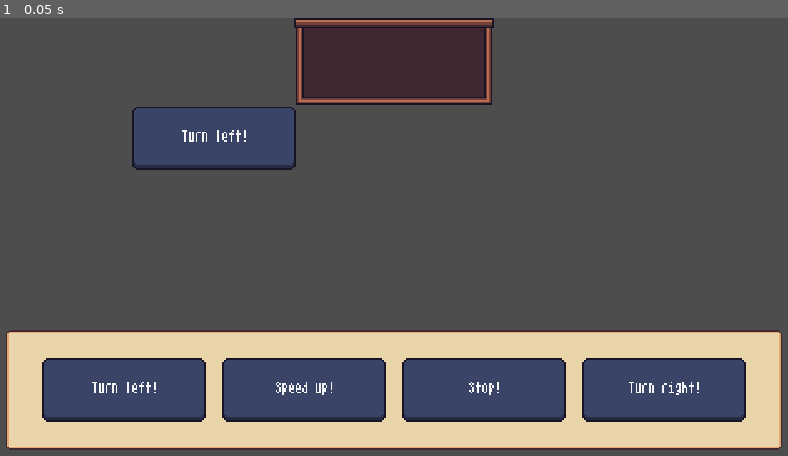
Above: before the commit, frame 1.
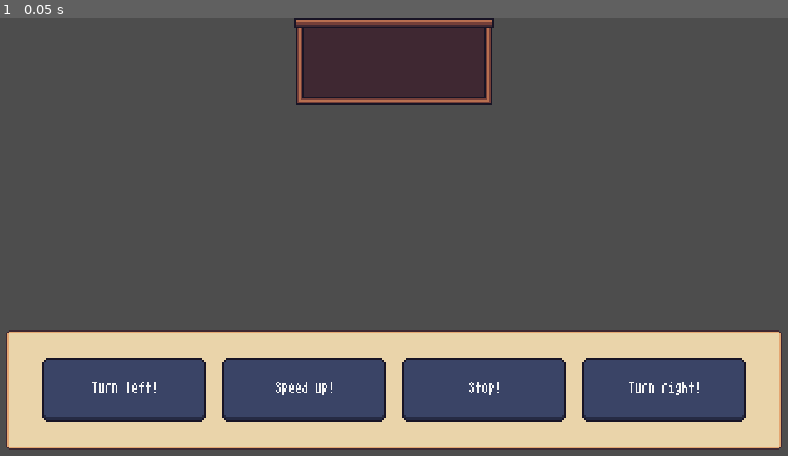
Above: after the commit, the same moment.

Repository: rishitkhare/GMTK-2023
Game: Godot game, scene res://Scenes/node_2d.tscn
The game is run twice, just before and just after one commit, with the same random seed, the same clock (stepped at 60 frames per second) and the same inputs. The engine's default icon, where the game draws it, is replaced by a stand-in: a white triangle on a blue panel in a dark square.
Inputs:
- Up to frame 1 (0.05 s): no input

The runs differ from the first frame. In frame 1, 3.0% of the frame differs, in the area x 16-38%, y 20-35%.
Error before the commit: Invalid access to property or key 'character' on a base object of type 'Node (game_manager.gd)'. (res://scripts/camera_movement.gd:13)

Commit message:
no reusing same scene

Diff:
--- a/Scenes/UI/UI_buttons.tscn
+++ b/Scenes/UI/UI_buttons.tscn
@@ -1,9 +1,8 @@
-[gd_scene load_steps=5 format=3 uid="uid://bmwccrwq2oq5g"]
+[gd_scene load_steps=4 format=3 uid="uid://bmwccrwq2oq5g"]
 
 [ext_resource type="Theme" uid="uid://1c3l57x5tw85" path="res://UI-Resources/pixel-ui-theme.tres" id="1_gmxt7"]
 [ext_resource type="PackedScene" uid="uid://cgoav5v41i3j3" path="res://Scenes/UI/button.tscn" id="2_gsxab"]
 [ext_resource type="StyleBox" uid="uid://hh20hea1wtu6" path="res://UI-Resources/9rects/slot-9rect.tres" id="4_krxn7"]
-[ext_resource type="Script" path="res://scripts/UI/drag_button.gd" id="4_obn6j"]
 
 [node name="DriverControls" type="Control"]
 layout_mode = 3
@@ -86,22 +85,3 @@
 offset_top = 27.0
 offset_right = 208.45
 offset_bottom = 177.0
-
-[node name="DraggableButton" type="Control" parent="."]
-anchors_preset = 0
-offset_left = 130.45
-offset_top = 73.0
-offset_right = 130.45
-offset_bottom = 73.0
-script = ExtResource("4_obn6j")
-
-[node name="Button" type="Button" parent="DraggableButton"]
-custom_minimum_size = Vector2(100, 40)
-layout_mode = 0
-offset_left = -48.0
-offset_top = -21.0
-offset_right = 52.0
-offset_bottom = 19.0
-size_flags_horizontal = 3
-focus_mode = 0
-text = "Turn left!"
--- /dev/null
+++ b/Scenes/UI/draggable_button.tscn
@@ -0,0 +1,23 @@
+[gd_scene load_steps=2 format=3 uid="uid://b88gbmhbhoc7f"]
+
+[ext_resource type="Script" path="res://scripts/UI/drag_button.gd" id="1_ohvyy"]
+
+[node name="DraggableButton" type="Control"]
+layout_mode = 3
+anchors_preset = 0
+offset_left = 130.45
+offset_top = 73.0
+offset_right = 130.45
+offset_bottom = 73.0
+script = ExtResource("1_ohvyy")
+
+[node name="Button" type="Button" parent="."]
+custom_minimum_size = Vector2(100, 40)
+layout_mode = 0
+offset_left = -48.0
+offset_top = -21.0
+offset_right = 52.0
+offset_bottom = 19.0
+size_flags_horizontal = 3
+focus_mode = 0
+text = "Turn left!"
--- a/scripts/UI/button.gd
+++ b/scripts/UI/button.gd
@@ -1,6 +1,10 @@
 extends Button
 
-@onready var draggable = get_node("../../../../DraggableButton")
+@onready var draggableParent = get_node("../../../../")
+const draggableButton = preload("res://Scenes/UI/draggable_button.tscn")
 
 func _on_pressed():
-	draggable.start_dragging(self)
+	var new_drag = draggableButton.instantiate()
+	draggableParent.add_child(new_drag)
+
+	new_drag.start_dragging(self)
--- a/scripts/UI/drag_button.gd
+++ b/scripts/UI/drag_button.gd
@@ -14,7 +14,7 @@
 
 	# handles when to turn "dragging" off
 	if event is InputEventMouseButton && event.button_index == MOUSE_BUTTON_LEFT:
-		if dragging && event.pressed == true:
+		if dragging && event.pressed == false:
 			if (position - slot_position).length_squared() < 5625:
 				dragging = false
 				to_slot = true
@@ -29,7 +29,7 @@
 
 	if to_slot:
 		position += 0.06 * (slot_position - position)
-		modulate = Color(modulate.r + 0.1, modulate.r + 0.1, modulate.r + 0.1, modulate.a - 0.03)
+		modulate = Color(modulate.r + 0.1, modulate.r + 0.1, modulate.r + 0.1, modulate.a)
 		to_slot_frame -= 1
 		if (slot_position - position).length_squared() < 5 && to_slot_frame < 1:
 			stop_dragging()
@@ -46,8 +46,4 @@
 		visible = true
 
 func stop_dragging():
-	selected = null
-	dragging = false
-
-	$Button.text = "not visible"
-	visible = false
+	queue_free()
--- a/scripts/camera_movement.gd
+++ b/scripts/camera_movement.gd
@@ -10,7 +10,8 @@
 
 # Called every frame. 'delta' is the elapsed time since the previous frame.
 func _process(delta):
-	var target_position : Vector2 = GameManager.character.position
-	var distance_left : Vector2 = target_position - self.position
-	velocity = distance_left.normalized() * distance_left.length() * DRAG_FACTOR
-	self.position += velocity
+	pass
+	#var target_position : Vector2 = GameManager.character.position
+	#var distance_left : Vector2 = target_position - self.position
+	#velocity = distance_left.normalized() * distance_left.length() * DRAG_FACTOR
+	#self.position += velocity
